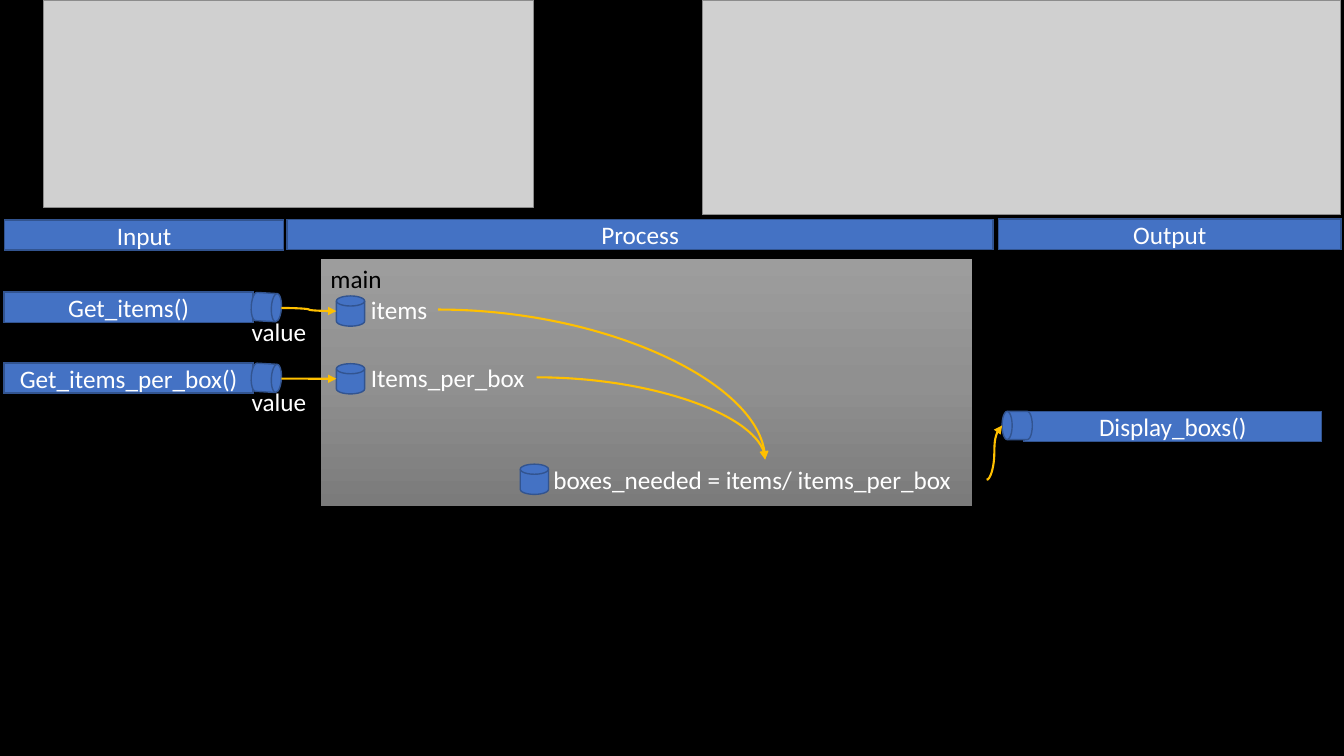
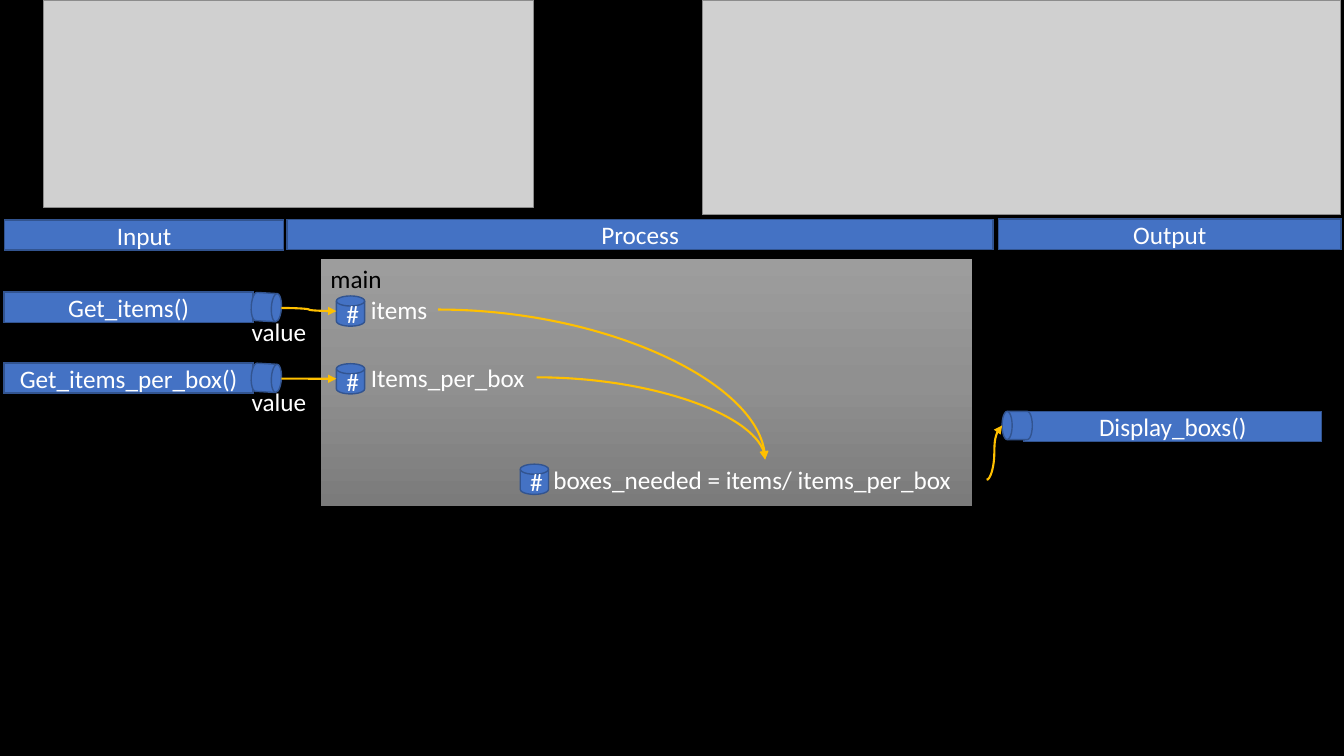
Before and after one commit to BroClements/CSE111ProgwFunctions, a slide deck: slide 24 of CSE111W2_CallingFunctions.pptx (slide 11 before the commit). Drawn at 1344x756 pixels with LibreOffice and Linux fonts; fonts in the diff are those of the drawing; grey boxes stand for pictures. Boxes give left, top, right and bottom in pixels: in the first picture for what was removed or moved away, otherwise in the second. Text is boxed around its words. In the diff, an @@ line names an element or a change of style, - is before the commit and + after.

```diff
--- a/CSE111W2_CallingFunctions.pptx
+++ b/CSE111W2_CallingFunctions.pptx
@@ text in cylinder at box(337, 296, 365, 327): text added @@
+#
@@ text in cylinder at box(337, 364, 365, 394): text added @@
+#
@@ text in cylinder at box(520, 464, 548, 494): text added @@
+#
```
Also in this commit, not shown: 11 other slides changed, 17 slides added, 4 other files.
